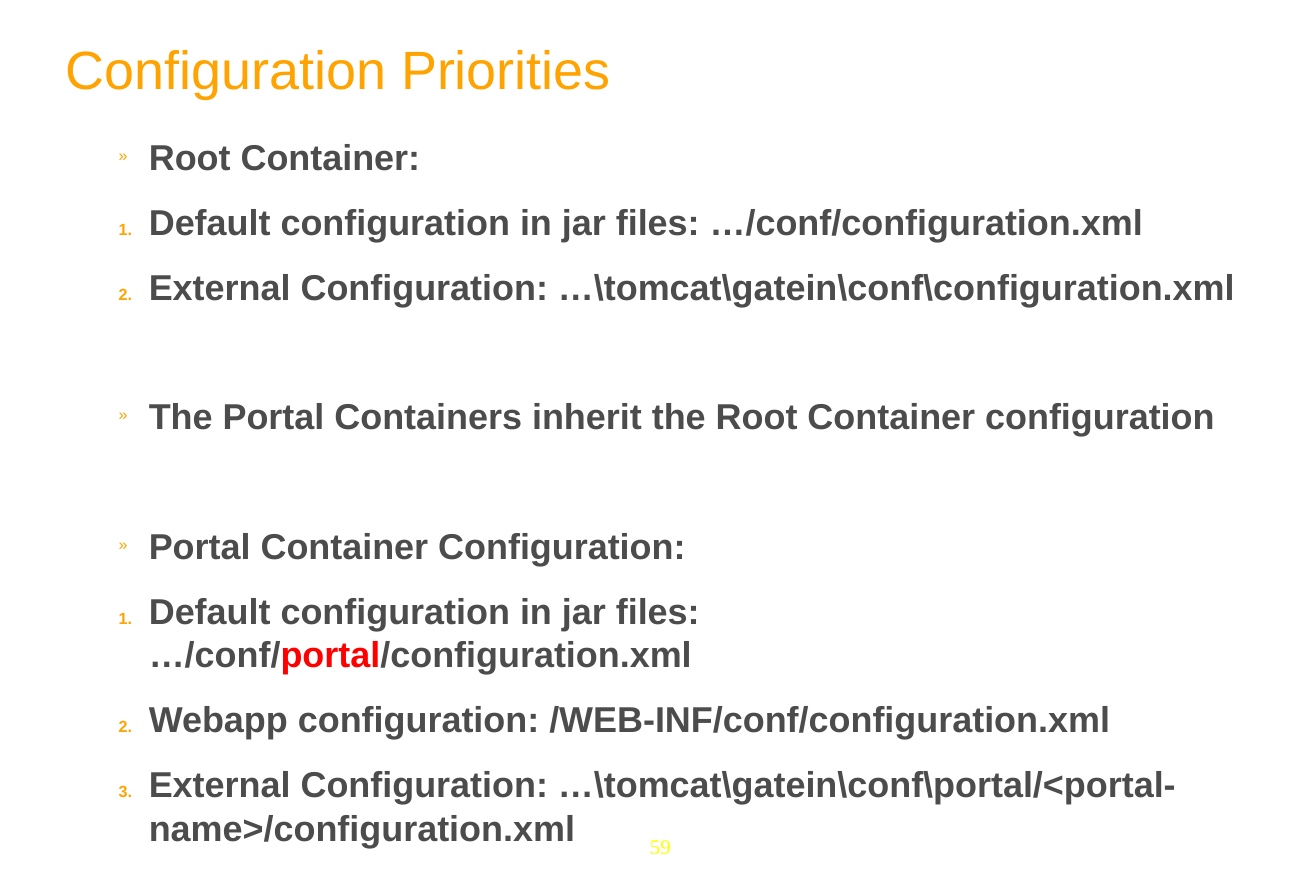
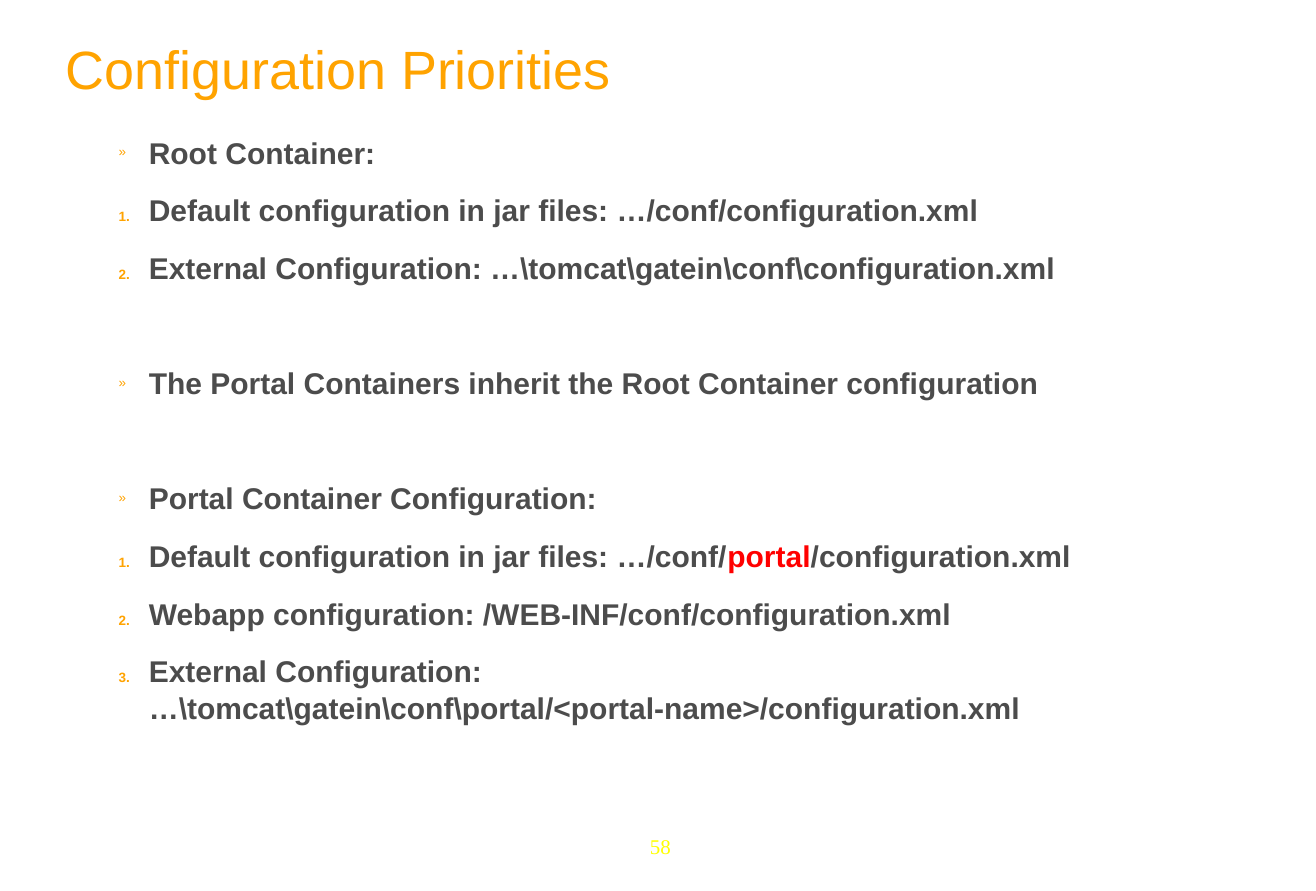
Before and after one commit to anhvurz90/training, a slide deck: slide 58 of exo-developer/210-configuration/slides/210-Portal-configuration-XDev-en.ppt (slide 59 before the commit). Drawn at 1316x891 pixels with LibreOffice and Linux fonts; fonts in the diff are those of the drawing; background and template pictures are left out. Boxes give left, top, right and bottom in pixels: in the first picture for what was removed or moved away, otherwise in the second. Text is boxed around its words. In the diff, an @@ line names an element or a change of style, - is before the commit and + after.

```diff
--- a/exo-developer/210-configuration/slides/210-Portal-configuration-XDev-en.ppt
+++ b/exo-developer/210-configuration/slides/210-Portal-configuration-XDev-en.ppt
@@ text "Root Container:" at bbox=[149, 142, 1071, 724]: size 24 to 20 pt @@
@@ page number at bbox=[650, 840, 671, 855]: text changed @@
-59
+58
```
Also in this commit, not shown: 8 other slides changed, 2 slides added, 2 slides removed.
